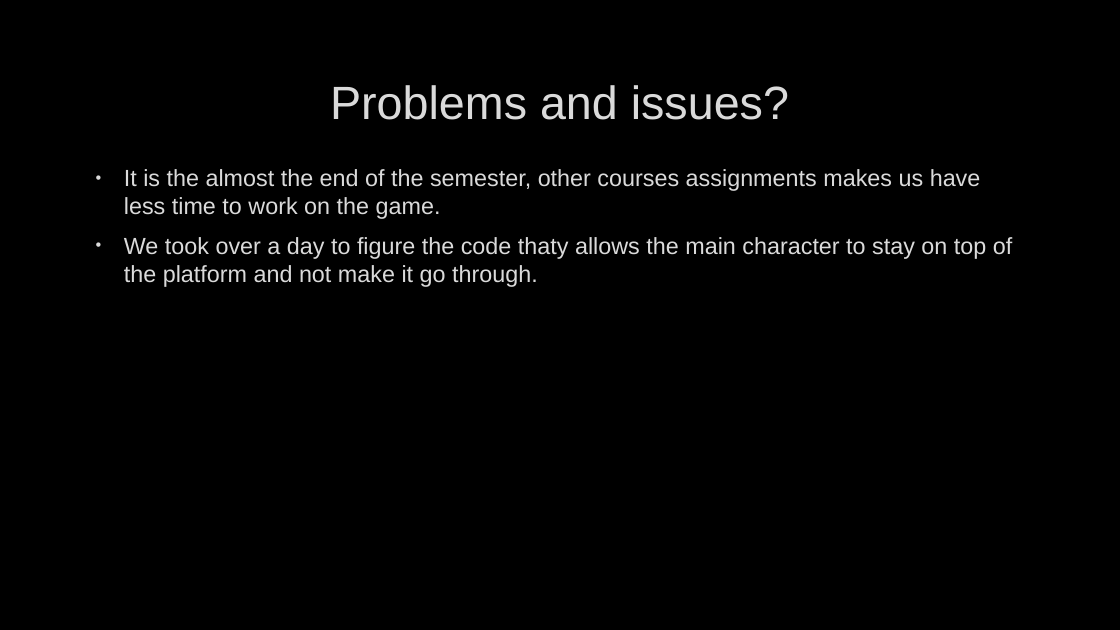
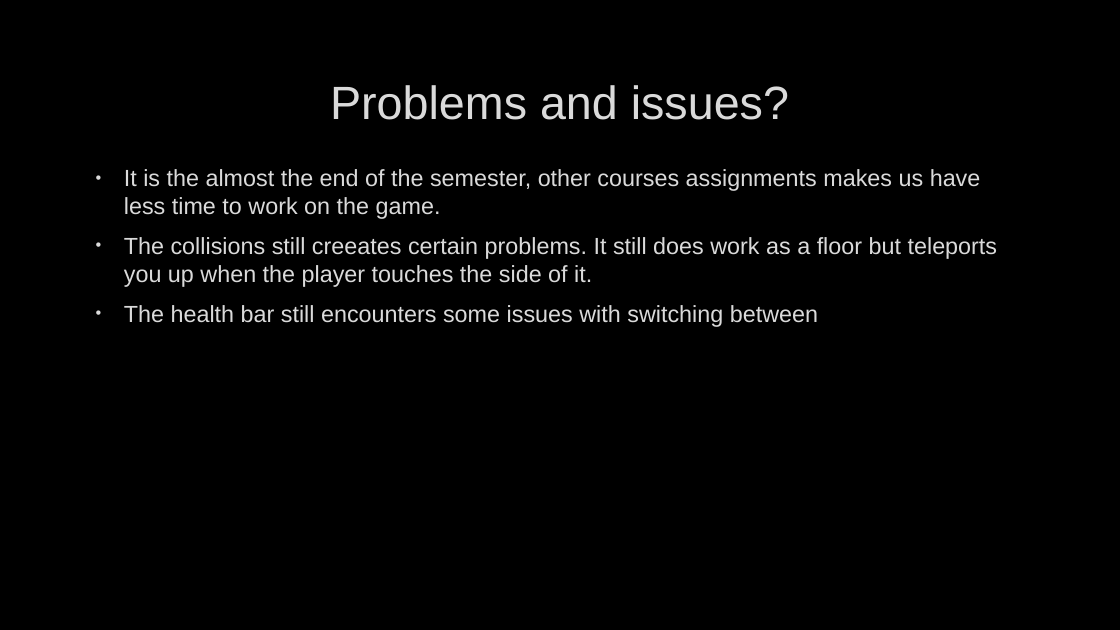
Before and after one commit to TanzaJ/The_Dweller_left_Adrift, a slide deck: slide 8 of Alpha presentation.pptx. Drawn at 1120x630 pixels with LibreOffice and Linux fonts; fonts in the diff are those of the drawing; background and template pictures are left out. Boxes give left, top, right and bottom in pixels: in the first picture for what was removed or moved away, otherwise in the second. Text is boxed around its words. In the diff, an @@ line names an element or a change of style, - is before the commit and + after.

```diff
--- a/Alpha presentation.pptx
+++ b/Alpha presentation.pptx
@@ text at [124, 237, 998, 327]: text changed @@
-• We took over a day to figure the code thaty allows the main character to stay on top of the platform and not make it go through.
+• The collisions still creeates certain problems. It still does work as a floor but teleports you up when the player touches the side of it.
+• The health bar still encounters some issues with switching between
```
Also in this commit, not shown: 37 other files.
